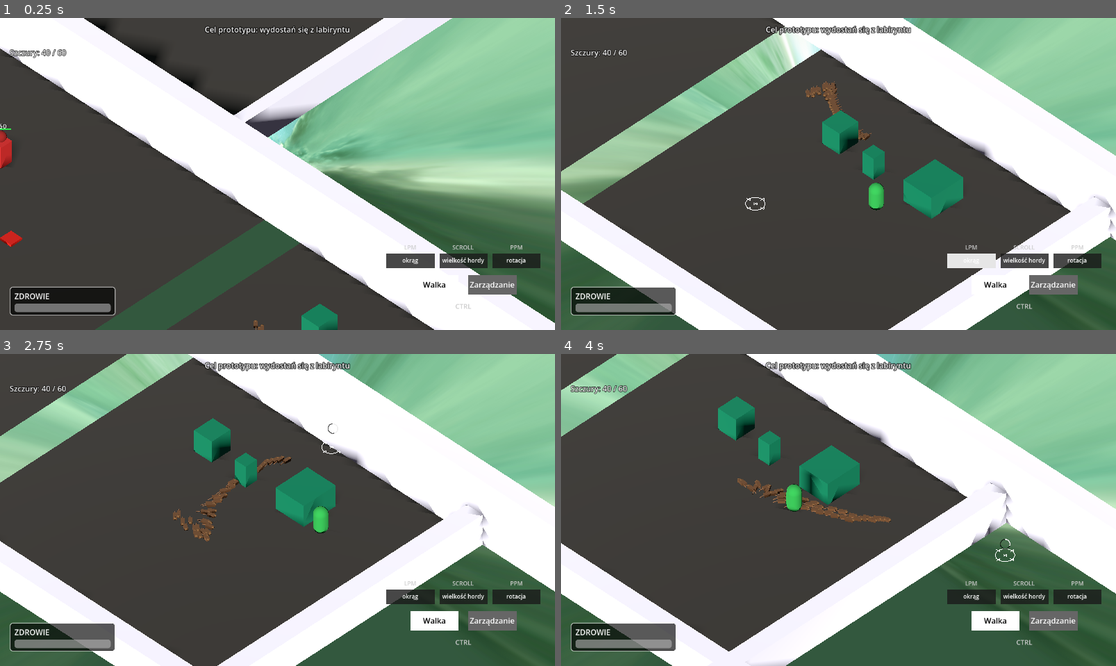
Above: before the commit, frames 1-4 (two rows, left to right).
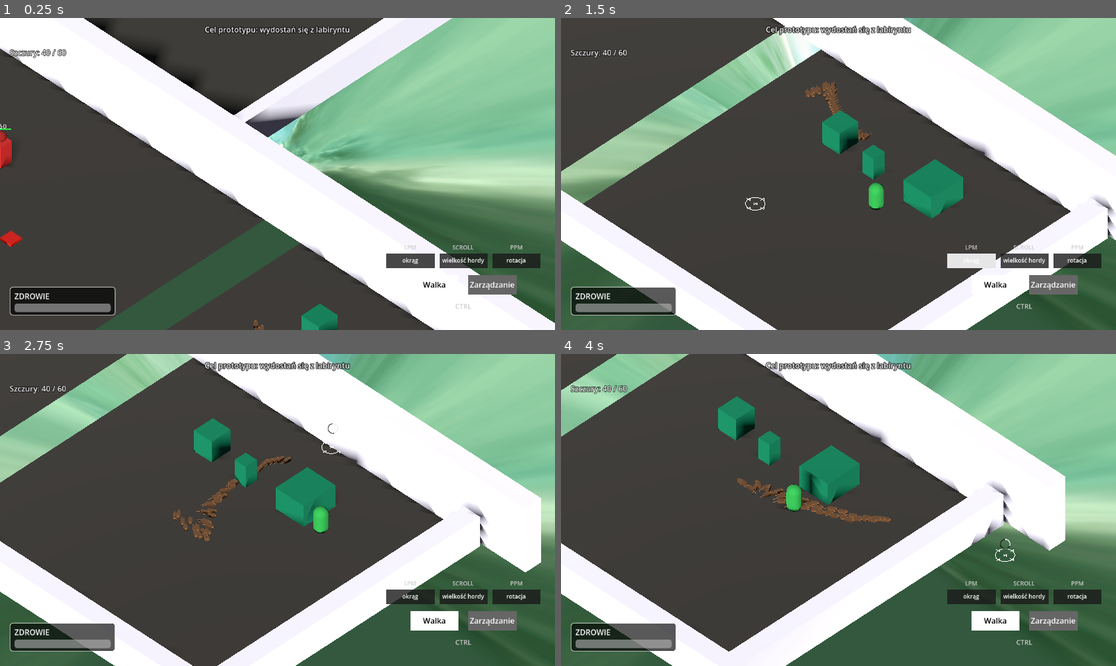
Above: after the commit, the same moments.

Repository: VirtuaIL/ZTGK-Prototyp
Game: Godot game, scene res://scenes/main.tscn
Two runs of this game, one before a commit and one after it. Both use one fixed random seed, a clock stepped at 60 frames per second and the inputs below.
Inputs (mouse positions are in pixels of both pictures, inside the frame that each line leads up to):
- Up to frame 1 (0.25 s): no input
- Up to frame 2 (1.5 s): tap Enter at 0.5 s; move the mouse to (960, 158) at 0.52 s; hold D (move_right) 0.53-1.25 s; hold Space (recall_rats) 0.53-1.25 s; click (960, 158) at 0.67 s; drag from (727, 189) to (810, 236) at 1.27 s
- Up to frame 3 (2.75 s): move the mouse to (333, 441) at 2.02 s; hold D (move_right) from 2.03 s (still down); hold Space (recall_rats) from 2.03 s (still down)
- Up to frame 4 (4 s): release D (move_right) at 2.75 s; release Space (recall_rats) at 2.75 s; drag from (810, 572) to (672, 463) at 2.77 s; move the mouse to (1005, 556) at 3.52 s; hold A (move_left) from 3.53 s (still down); hold Space (recall_rats) from 3.53 s (still down)

The runs differ from the first frame. In frame 1, less than 0.1% of the frame differs, in the area x 92-100%, y 89-97%; in frame 2, less than 0.1%; in frame 3, 0.8%; in frame 4, 2.7%, in the area x 34-100%, y 39-100%.

Commit message:
fix: change the recall time from 1.5 to 1.0

Diff:
--- a/scenes/main.tscn
+++ b/scenes/main.tscn
@@ -314,10 +314,10 @@
 transform = Transform3D(2, 0, 0, 0, 1.494, 0, 0, 0, 1.453, 0.6495285, 0, -62.719177)
 
 [node name="door4" parent="walls" unique_id=1297455916 instance=ExtResource("11_ya4ey")]
-transform = Transform3D(-4.136409e-07, 0, -1.453, 0, 0.7, 0, 9.463, 0, -6.3512644e-08, 27.672722, 0, 59.13668)
+transform = Transform3D(-1.7484555e-07, 0, -1.453, 0, 0.7, 0, 4, 0, -6.3512644e-08, 27.672722, 0, 47.269707)
 
 [node name="door5" parent="walls" unique_id=1981168902 instance=ExtResource("11_ya4ey")]
-transform = Transform3D(-4.1361946e-07, 0, -1.4528499, 0, 1.4941561, 0, 9.462509, 0, -6.350608e-08, -35.869446, 0, 59.83957)
+transform = Transform3D(-2.1855695e-07, 0, -1.453, 0, 1.494, 0, 5, 0, -6.3512644e-08, -35.869446, 0, 48.645676)
 
 [node name="door17" parent="walls" unique_id=918466331 instance=ExtResource("11_ya4ey")]
 transform = Transform3D(-2.84124e-07, 0, -1.453, 0, 1.494, 0, 6.5, 0, -6.3512644e-08, -27.353321, 0, 20.866768)
@@ -326,7 +326,7 @@
 transform = Transform3D(-2.6226832e-07, 0, -1, 0, 0.7, 0, 6, 0, -4.371139e-08, -0.21899986, 0, 22.105312)
 
 [node name="door44" parent="walls" unique_id=842237335 instance=ExtResource("11_ya4ey")]
-transform = Transform3D(-8.742278e-08, 0, -1, 0, 0.7, 0, 2, 0, -4.371139e-08, 4.5359783, 0, 61.95982)
+transform = Transform3D(-4.371139e-08, 0, -1, 0, 0.7, 0, 1, 0, -4.371139e-08, 4.5359783, 0, 59.076317)
 
 [node name="door38" parent="walls" unique_id=1936745522 instance=ExtResource("11_ya4ey")]
 transform = Transform3D(-1.3113416e-07, 0, -1, 0, 0.7, 0, 3, 0, -4.371139e-08, -27.066803, 0, -33.408165)
@@ -359,25 +359,25 @@
 transform = Transform3D(-4.152582e-07, 0, -1.453, 0, 1.494, 0, 9.5, 0, -6.3512644e-08, -11.656509, 0, -101.59503)
 
 [node name="door3" parent="walls" unique_id=1493423040 instance=ExtResource("11_ya4ey")]
-transform = Transform3D(12.639169, 0, 0, 0, 1.4941561, 0, 0, 0, 1.45285, 7.659075, 0, 37.058685)
+transform = Transform3D(11, 0, 0, 0, 1.494, 0, 0, 0, 1.453, 3.6022758, 0, 37.058685)
 
 [node name="door2" parent="walls" unique_id=835811555 instance=ExtResource("11_ya4ey")]
-transform = Transform3D(9.355132, 0, 0, 0, 1.4941561, 0, 0, 0, 1.45285, -50.439095, 0, 37.058685)
+transform = Transform3D(3, 0, 0, 0, 1.494, 0, 0, 0, 1.453, -34.72309, 0, 37.058685)
 
 [node name="door10" parent="walls" unique_id=1567426661 instance=ExtResource("11_ya4ey")]
 transform = Transform3D(9.355, 0, 0, 0, 0.7, 0, 0, 0, 1.453, -19.007832, 0, 61.55543)
 
 [node name="door13" parent="walls" unique_id=1245866363 instance=ExtResource("11_ya4ey")]
-transform = Transform3D(9.355, 0, 0, 0, 0.7, 0, 0, 0, 1.453, 25.451494, 0, 57.19747)
+transform = Transform3D(5, 0, 0, 0, 0.7, 0, 0, 0, 1.453, 15.903501, 0, 57.19747)
 
 [node name="door8" parent="walls" unique_id=253644950 instance=ExtResource("11_ya4ey")]
-transform = Transform3D(2.8065398, 0, 0, 0, 1.4941561, 0, 0, 0, 1.45285, -26.332115, 0, 27.268223)
+transform = Transform3D(1.5, 0, 0, 0, 1.494, 0, 0, 0, 1.453, -23.385975, 0, 27.268223)
 
 [node name="door7" parent="walls" unique_id=2034586810 instance=ExtResource("11_ya4ey")]
 transform = Transform3D(6, 0, 0, 0, 1.494, 0, 0, 0, 1.453, 9.608953, 0, 8.613056)
 
 [node name="door6" parent="walls" unique_id=1153054513 instance=ExtResource("11_ya4ey")]
-transform = Transform3D(9.355132, 0, 0, 0, 1.4941561, 0, 0, 0, 1.45285, -32.47461, 0, 8.696022)
+transform = Transform3D(4, 0, 0, 0, 1.494, 0, 0, 0, 1.453, -18.919964, 0, 8.696022)
 
 [node name="door9" parent="walls" unique_id=1918016795 instance=ExtResource("11_ya4ey")]
 transform = Transform3D(-6.119594e-08, 0, 1.453, 0, 0.7, 0, -1.4, 0, -6.3512644e-08, -14.934959, 0, -23.065369)
--- a/scripts/main.gd
+++ b/scripts/main.gd
@@ -374,7 +374,7 @@
 	var holding := Input.is_action_pressed("recall_rats")
 	if holding and not _recall_triggered:
 		_recall_hold_time = min(_recall_hold_time + delta, 1.5)
-		if _recall_hold_time >= 1.5:
+		if _recall_hold_time >= 1:
 			rat_manager.recall_all_rats()
 			_recall_triggered = true
 	else:
